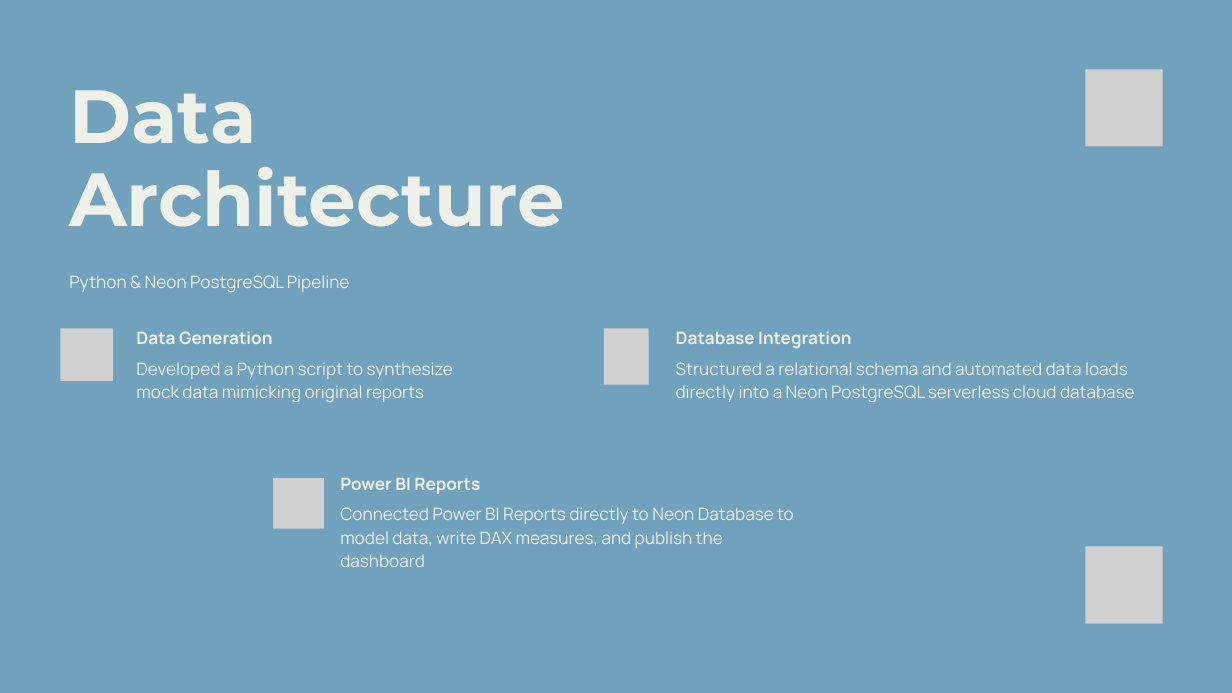
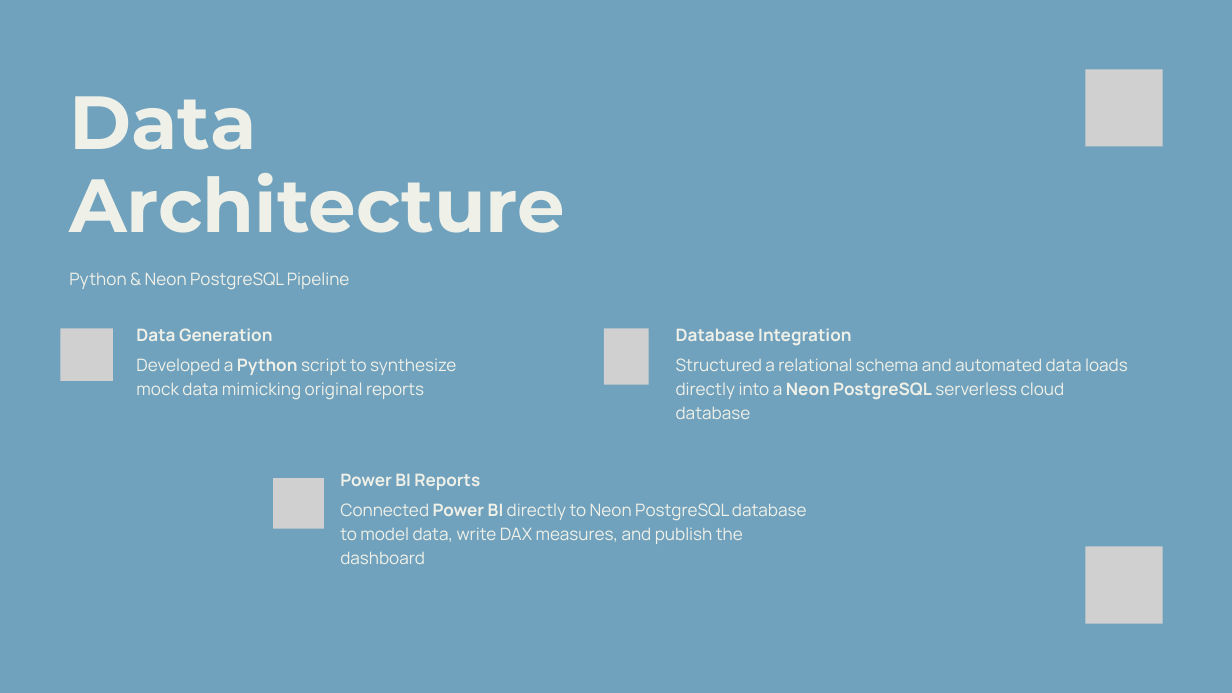
Before and after one commit to sgarciapuga/Work_Portfolio, a slide deck: slide 9 of fx-prime-brokerage-collateral/presentation/fx-primer-broker-collateral.pptx. Drawn at 1232x693 pixels with LibreOffice and Linux fonts; fonts in the diff are those of the drawing; grey boxes stand for pictures. Boxes give left, top, right and bottom in pixels: in the first picture for what was removed or moved away, otherwise in the second. Text is boxed around its words. In the diff, an @@ line names an element or a change of style, - is before the commit and + after.

```diff
--- a/fx-prime-brokerage-collateral/presentation/fx-primer-broker-collateral.pptx
+++ b/fx-prime-brokerage-collateral/presentation/fx-primer-broker-collateral.pptx
@@ text "Data Architecture": place and size @@
-text "Data Architecture" at <box>69,90,565,227</box>
+text "Data Architecture" at <box>69,96,565,233</box>
@@ text "Developed a Python script to ..." at <box>136,358,456,400</box>: bold on in "Python" @@
@@ text "Structured a relational schema and ..." at <box>676,358,1128,419</box>: bold on in "Neon PostgreSQL" @@
@@ text "Power BI Reports": place and size @@
-text "Power BI Reports" at <box>340,477,480,494</box>
+text "Power BI Reports" at <box>340,473,480,490</box>
@@ text at <box>340,503,807,564</box>: text changed @@
-Connected Power BI Reports directly to Neon Database to model data, write DAX measures, and publish the dashboard
+Connected Power BI directly to Neon PostgreSQL database to model data, write DAX measures, and publish the dashboard
```
Also in this commit, not shown: 13 other slides changed, 3 other files.
